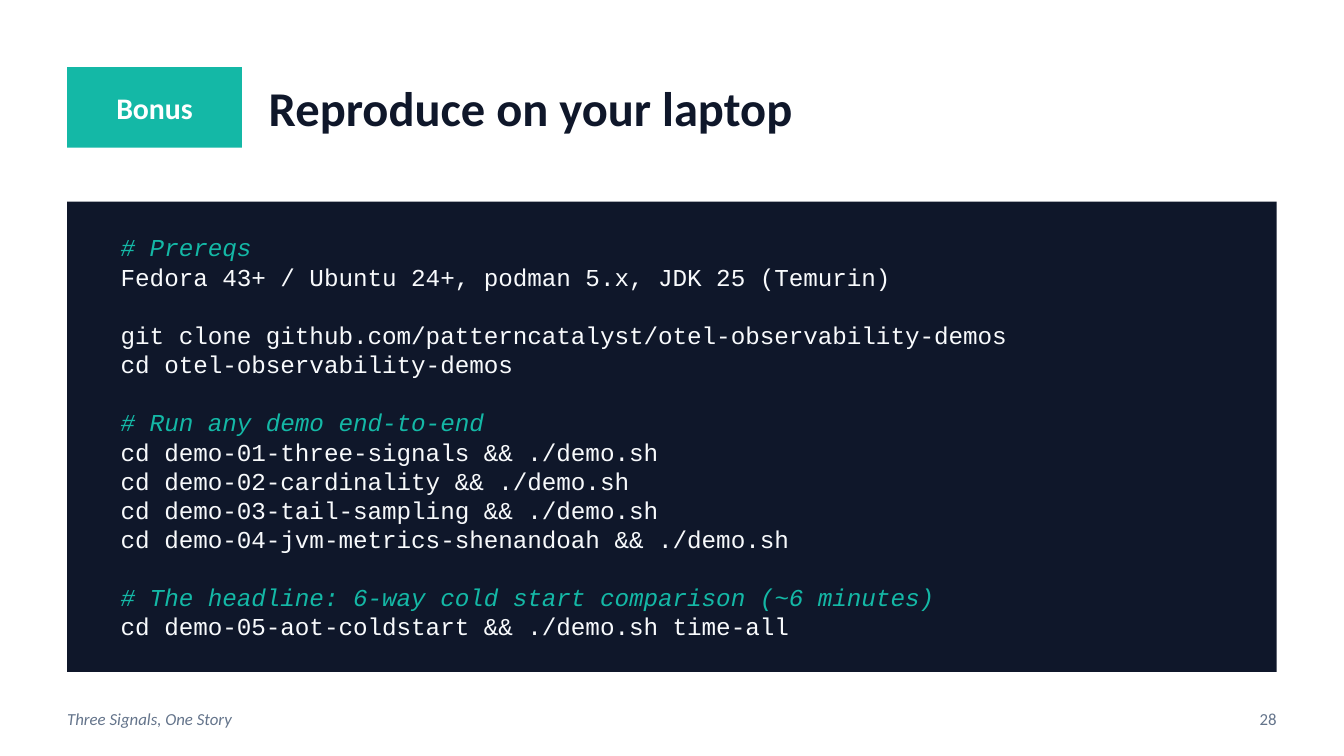
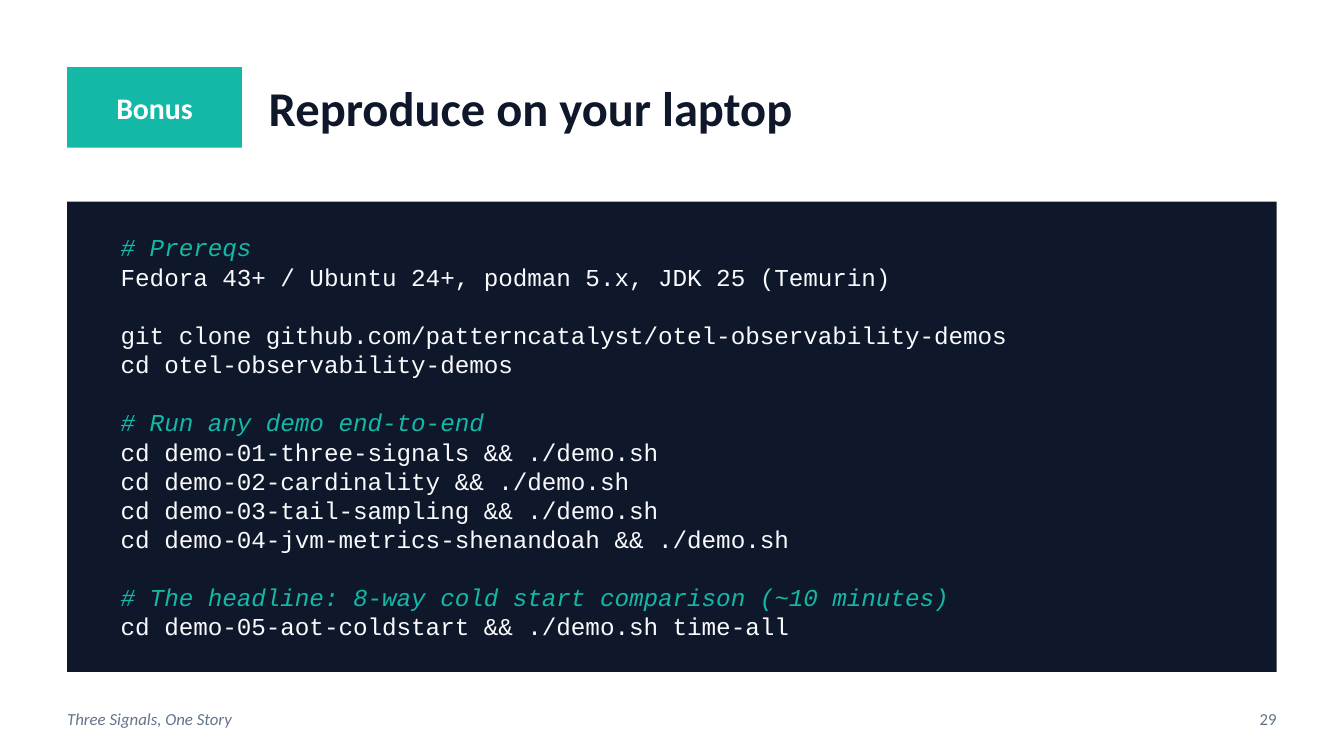
Before and after one commit to patterncatalyst/otel-observability-demos, a slide deck: slide 29 of presentation/three-signals-one-story.pptx (slide 28 before the commit). Drawn at 1344x756 pixels with LibreOffice and Linux fonts; fonts in the diff are those of the drawing. Boxes give left, top, right and bottom in pixels: in the first picture for what was removed or moved away, otherwise in the second. Text is boxed around its words. In the diff, an @@ line names an element or a change of style, - is before the commit and + after.

```diff
--- a/presentation/three-signals-one-story.pptx
+++ b/presentation/three-signals-one-story.pptx
@@ text at bbox=[150, 589, 948, 611]: text changed @@
-# The headline: 6-way cold start comparison (~6 minutes)
+# The headline: 8-way cold start comparison (~10 minutes)
@@ text at bbox=[1260, 714, 1277, 725]: text changed @@
-28
+29
```
Also in this commit, not shown: 8 other slides changed, 1 slide added.
